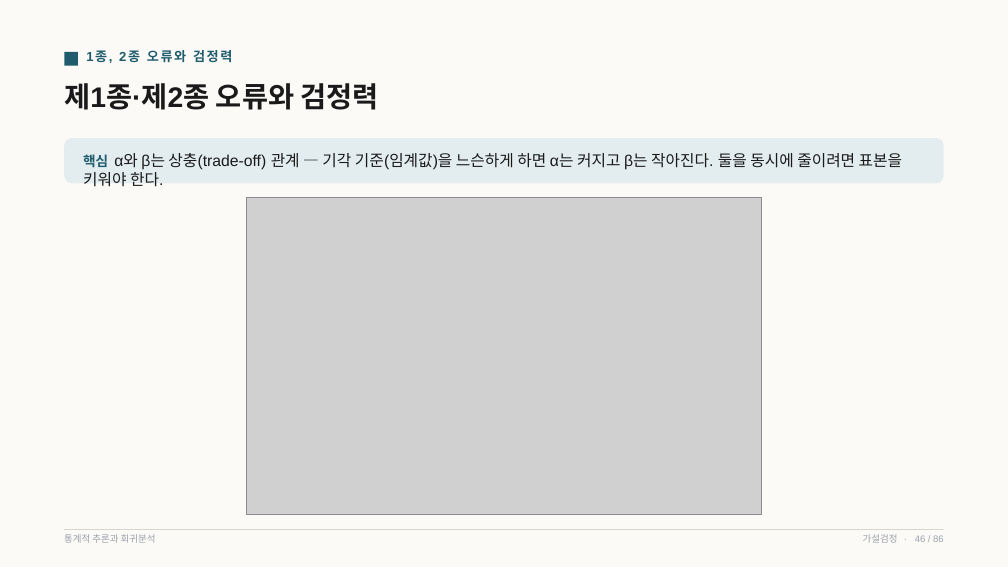
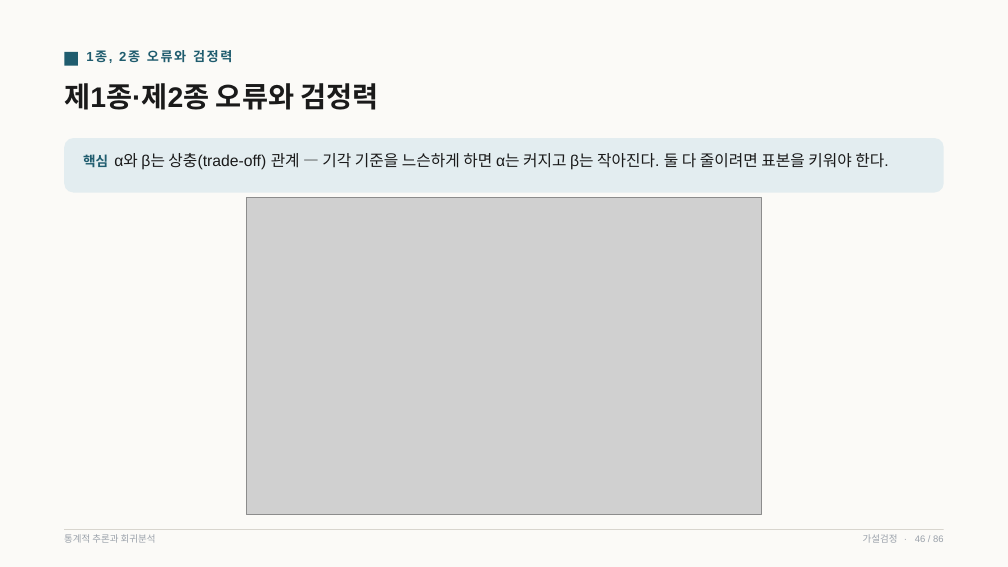
Before and after one commit to Feellived/tobigs-26th-stat-inference-regression, a slide deck: slide 46 of lecture/발표자료_통계적추론과회귀분석.pptx. Drawn at 1008x567 pixels with LibreOffice and Linux fonts; fonts in the diff are those of the drawing; grey boxes stand for pictures. Boxes give left, top, right and bottom in pixels: in the first picture for what was removed or moved away, otherwise in the second. Text is boxed around its words. In the diff, an @@ line names an element or a change of style, - is before the commit and + after.

```diff
--- a/lecture/발표자료_통계적추론과회귀분석.pptx
+++ b/lecture/발표자료_통계적추론과회귀분석.pptx
@@ rounded rectangle: place and size @@
-rounded rectangle at (64,138,944,184)
+rounded rectangle at (64,138,944,193)
@@ text at (83,153,888,170): text changed @@
-핵심 α와 β는 상충(trade-off) 관계 — 기각 기준(임계값)을 느슨하게 하면 α는 커지고 β는 작아진다. 둘을 동시에 줄이려면 표본을 키워야 한다.
+핵심 α와 β는 상충(trade-off) 관계 — 기각 기준을 느슨하게 하면 α는 커지고 β는 작아진다. 둘 다 줄이려면 표본을 키워야 한다.
```
Also in this commit, not shown: 1 other file.
